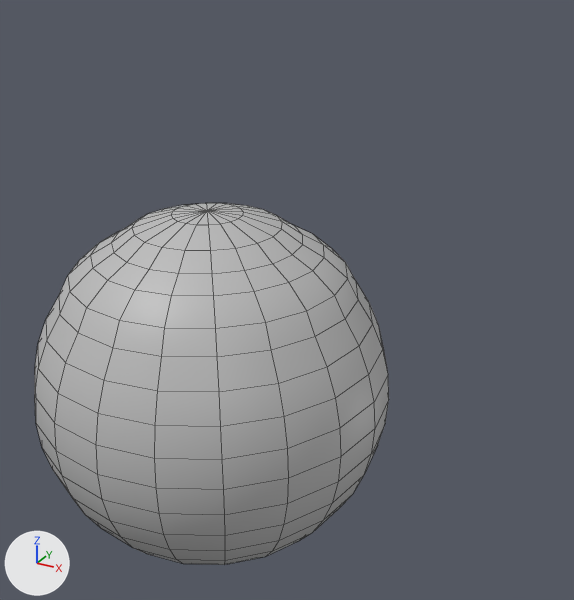
A saved change to the FBX model 3DArtRaw/SM_Eye_01a.fbx.
Camera for both pictures: a 50 mm camera at (0.88, -1.72, 0.8) aimed at (-0.01, -0.11, -0.01). Every picture has the same lights, and +X, +Y and +Z are marked at lower left. Mesh edges are drawn as thin lines. Where no turn or scale is listed for an object, it has been applied to the vertices.

The first picture shows 'Crazy:pSphere1'.
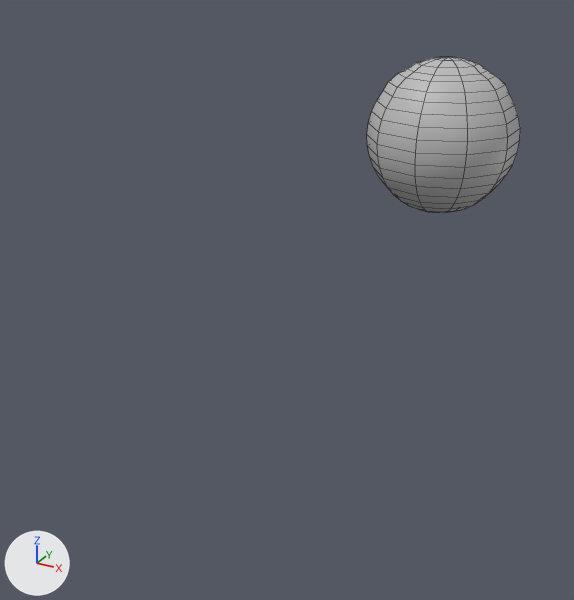
Changed parts and their boxes (x1, y1, x2, y2) in the pictures (574 x 600 px):
'Crazy:pSphere1', reshaped, moved (57% narrower, 57% shorter): before (35, 203, 389, 565); after (367, 57, 520, 213)
part 1 of me_mesh, deleted: before (35, 203, 389, 565)

The change, as a list of edits to the scene's bpy script:
```text
Change me_mesh:
    used by ob_crazy_psphere1; location = (0.264, -0.847, 0.181)
    remove me_mesh.from_pydata(...)  # 384 vertices, 403 faces; spans x -0.26..0.27, y -0.261..0.27, z -0.251..0.287
    add me_mesh.from_pydata(...)  # 194 vertices, 202 faces; spans x -0.247..0.257, y -0.261..0.27, z -0.251..0.287
    me_mesh part 1: 190 vertices removed from x -0.26..0.27, y -0.248..0.257, z -0.248..0.283
    me_mesh part 2: the surface is now shaded smooth
Change ob_crazy_psphere1:
    ob_crazy_psphere1.location: (0.264, -0.847, 0.181) -> (0.0, 1.0, 0.181)
```
